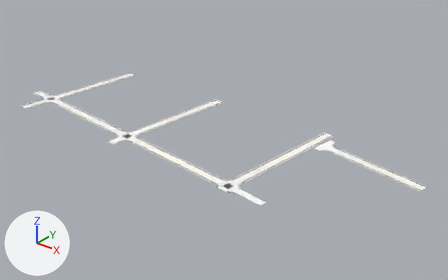
Renders of the glTF model game/assets/city/roads/roads_-3_-3.gltf from each side of a commit.
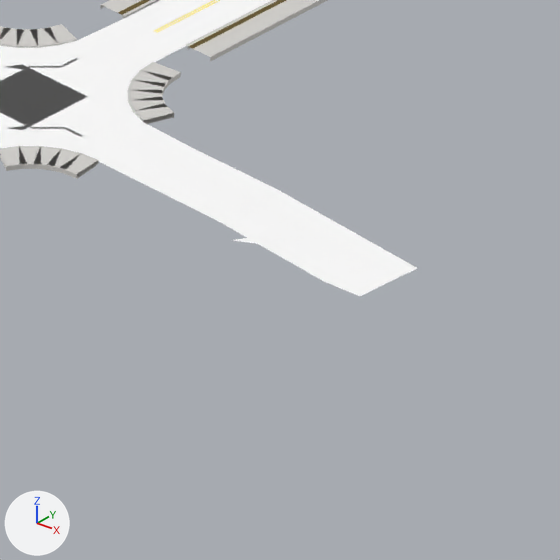
The first picture shows the older version from a camera (50 mm lens) standing at (-850.0, 616.0, 307.0) and looking at (-1256.0, 1124.0, -7.0). The close-ups show the older and then the newer version on the part from 50% to 62% of the width and 63% to 82% of the height of that picture. Only the edits that show in the close-ups are written down. Arrows for +X, +Y and +Z are at lower left; the lights stay in place. Objects named as collision shapes, trigger or cutter boxes, shadow casters or lower levels of detail are left out. Vertices at exactly the same position are counted once.

In view in the first close-up: 'roads_-3_-3_SH_kerb', 'roads_-3_-3_SH_sidewalk', 'roads_-3_-3_SH_wet_asphalt' and 3 more.
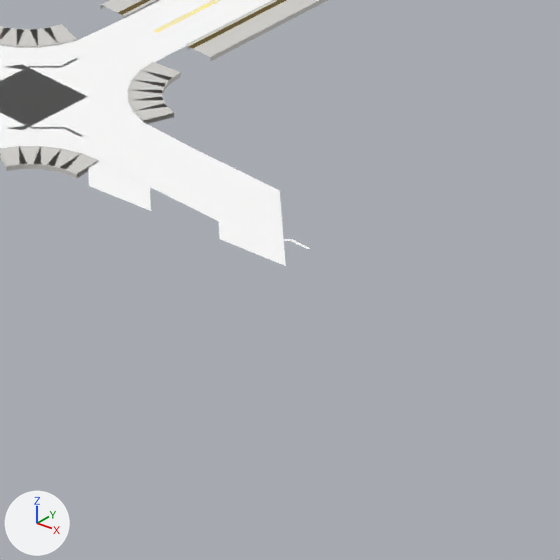
Edits to the bpy script that builds the scene:
```text
Change me_roads__3__3_sh_wet_asphalt:
    used by ob_roads__3__3_sh_wet_asphalt; location = (0.0, 0.0, 0.0)
    remove me_roads__3__3_sh_wet_asphalt.from_pydata(...)  # 3272 vertices, 5777 faces; spans x -1537.0..-1025.0, y 1024.0..1200.0, z 0.0
    add me_roads__3__3_sh_wet_asphalt.from_pydata(...)  # 3282 vertices, 5785 faces; spans x -1537.0..-1025.0, y 1024.0..1200.0, z 0.0
    me_roads__3__3_sh_wet_asphalt part 1
    3 faces are deleted
    10 vertices move from x -1146.0..-1132.0, y 1024.0..1034.0, z 0.0 to x -1149.0..-1141.0, y 1024.0..1029.0, z 0.0
    10 vertices are added at x -1167.0..-1157.0, y 1024.0..1036.0, z 0.0
    11 new faces join them
    other edits to the shape of me_roads__3__3_sh_wet_asphalt do not show in these pictures
```

What differs and where, as boxes [x1, y1, x2, y2] in the close-ups (560 x 560 px):
'roads_-3_-3_SH_wet_asphalt', reshaped
    before: [0, 0, 417, 296]
    after: [0, 0, 286, 266]
part 1 of me_roads__3__3_sh_wet_asphalt, cut back
    before: [98, 161, 417, 296]
    after: [88, 161, 286, 266]
